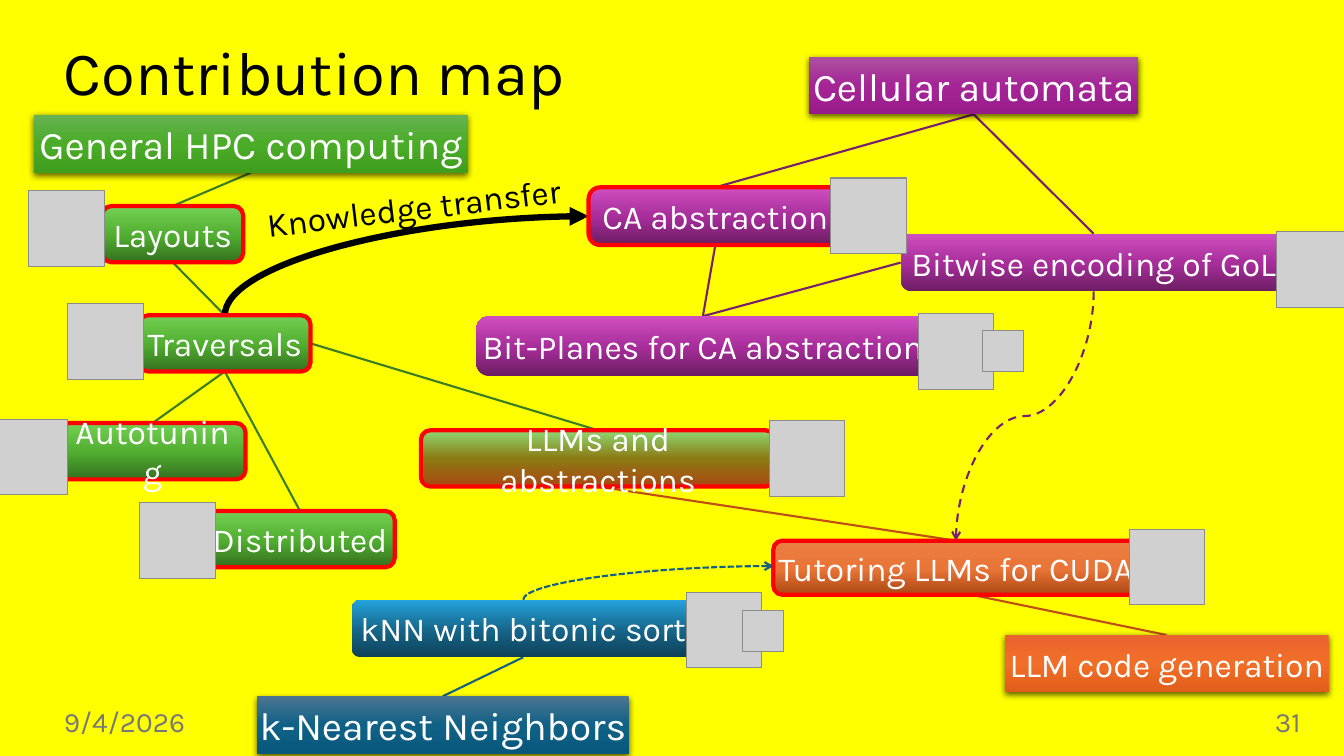
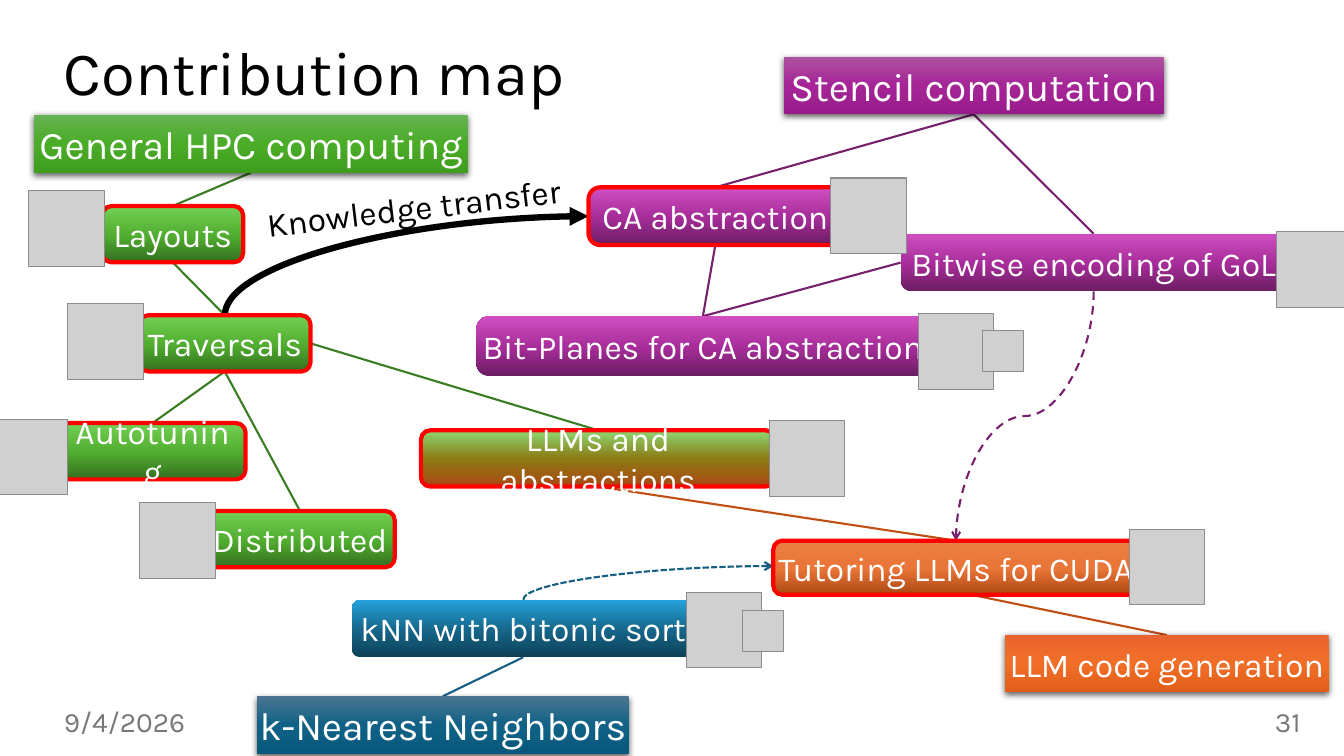
Before and after one commit to jiriklepl/phd-thesis, a slide deck: slide 31 of slides/Optimizing Memory Layouts and Traversal Orders in High-Performance Computing.pptx. Drawn at 1344x756 pixels with LibreOffice and Linux fonts; fonts in the diff are those of the drawing; grey boxes stand for pictures; background and template pictures are left out. Boxes give left, top, right and bottom in pixels: in the first picture for what was removed or moved away, otherwise in the second. Text is boxed around its words. In the diff, an @@ line names an element or a change of style, - is before the commit and + after.

Commit message:
new motivation; no img, no text

```diff
--- a/slides/Optimizing Memory Layouts and Traversal Orders in High-Performance Computing.pptx
+++ b/slides/Optimizing Memory Layouts and Traversal Orders in High-Performance Computing.pptx
@@ background #FFFF00 to #FFFFFF @@
@@ rectangle "Stencil computation": place and size @@
-rectangle "Stencil computation" at bbox=[810, 56, 1139, 114]
+rectangle "Stencil computation" at bbox=[784, 56, 1165, 114]
@@ text in rectangle at bbox=[790, 74, 1158, 110]: text changed @@
-Cellular automata
+Stencil computation
```
Also in this commit, not shown: 9 other slides changed.
